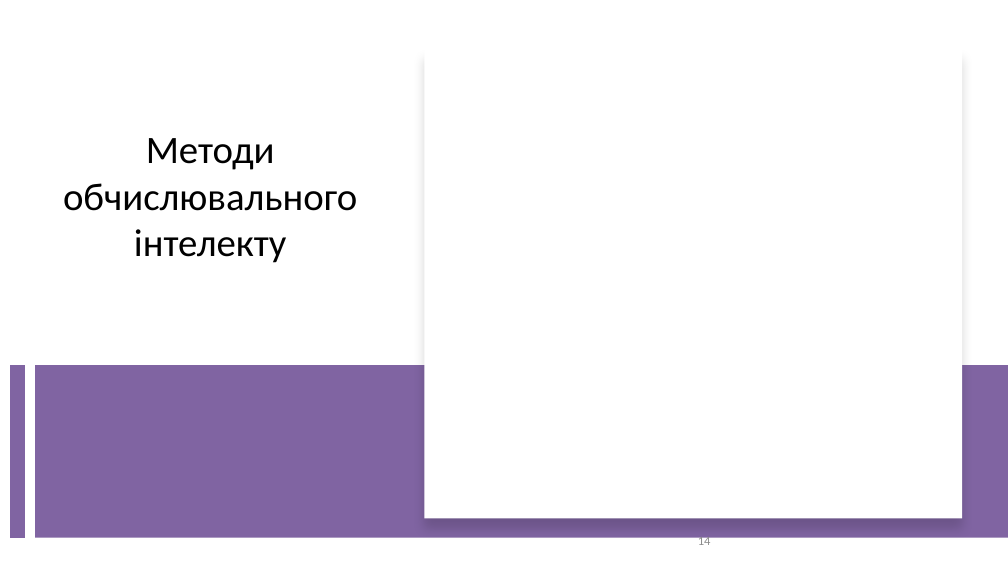
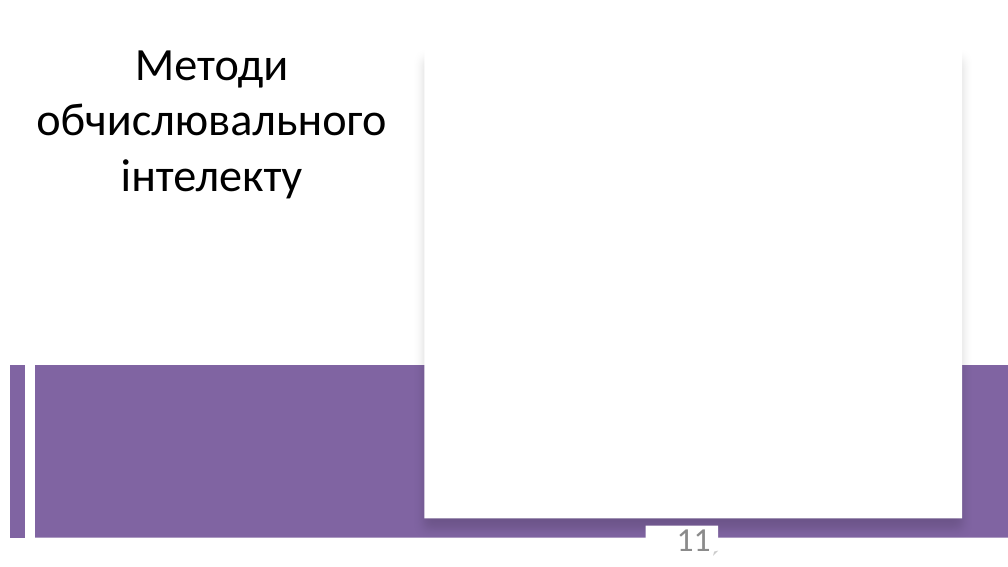
Before and after one commit to ly0wenka/dis_f, a slide deck: slide 11 of dissertation_Kondratov_slides.pptx (slide 14 before the commit). Drawn at 1008x567 pixels with LibreOffice and Linux fonts; fonts in the diff are those of the drawing; grey boxes stand for pictures. Boxes give left, top, right and bottom in pixels: in the first picture for what was removed or moved away, otherwise in the second. Text is boxed around its words. In the diff, an @@ line names an element or a change of style, - is before the commit and + after.

```diff
--- a/dissertation_Kondratov_slides.pptx
+++ b/dissertation_Kondratov_slides.pptx
@@ title "Методи обчислювального інтелекту": place and size @@
-title "Методи обчислювального інтелекту" at bbox=[63, 138, 357, 263]
+title "Методи обчислювального інтелекту" at bbox=[36, 50, 386, 199]
@@ title "Методи обчислювального інтелекту" at bbox=[36, 50, 386, 199]: size 37 to 44 pt @@
@@ page number added at bbox=[646, 526, 718, 556], fill #FFFFFF, outline #000000 2 pt, 32 pt, text #8C8C8C @@
+11
@@ page number removed at bbox=[698, 535, 711, 545] @@
-14
```
Also in this commit, not shown: 34 other slides changed, 6 slides removed.
